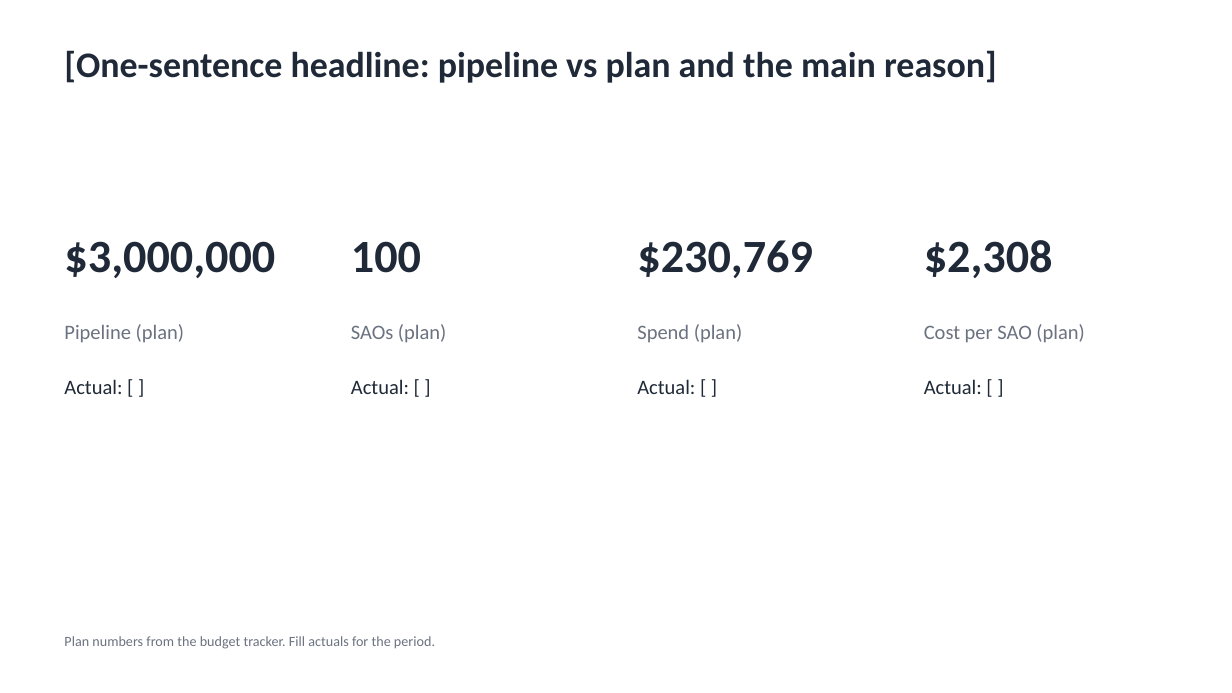
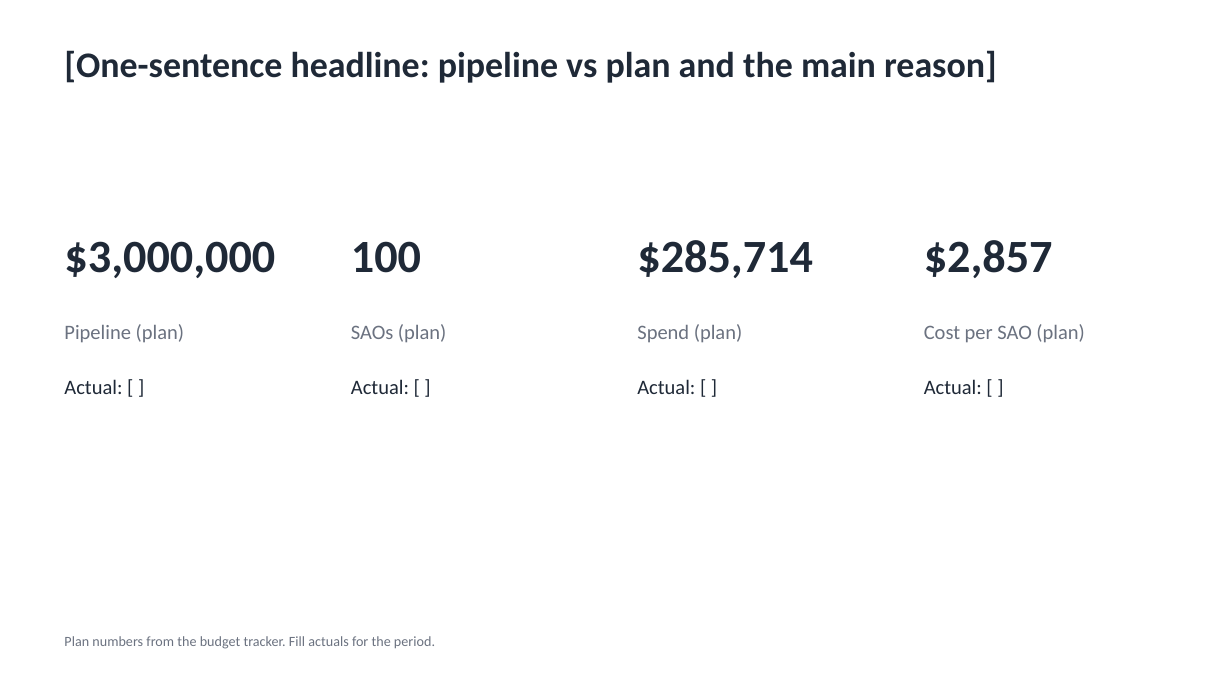
Before and after one commit to redavio/performance-marketing-playbook, a slide deck: slide 2 of examples/acme/slide-template.pptx. Drawn at 1232x693 pixels with LibreOffice and Linux fonts; fonts in the diff are those of the drawing. Boxes give left, top, right and bottom in pixels: in the first picture for what was removed or moved away, otherwise in the second. Text is boxed around its words. In the diff, an @@ line names an element or a change of style, - is before the commit and + after.

```diff
--- a/examples/acme/slide-template.pptx
+++ b/examples/acme/slide-template.pptx
@@ text at bbox=[637, 240, 813, 278]: text changed @@
-$230,769
+$285,714
@@ text at bbox=[924, 240, 1053, 278]: text changed @@
-$2,308
+$2,857
```
Also in this commit, not shown: 3 other slides changed, 12 other files.
